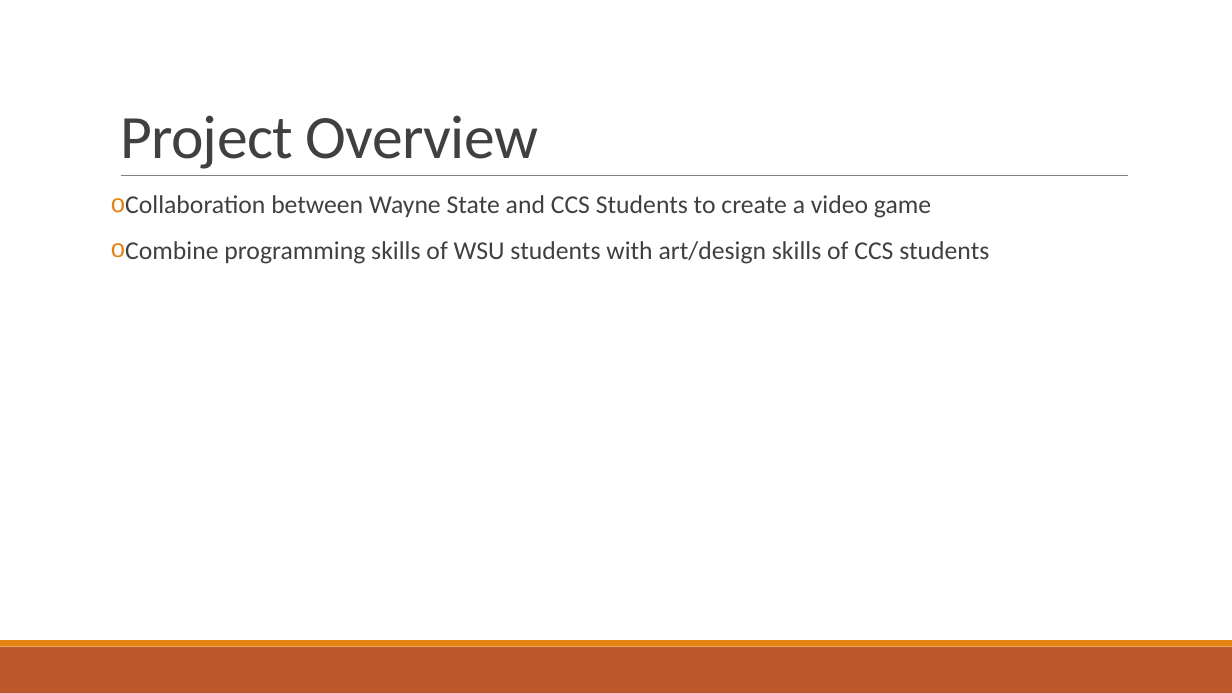
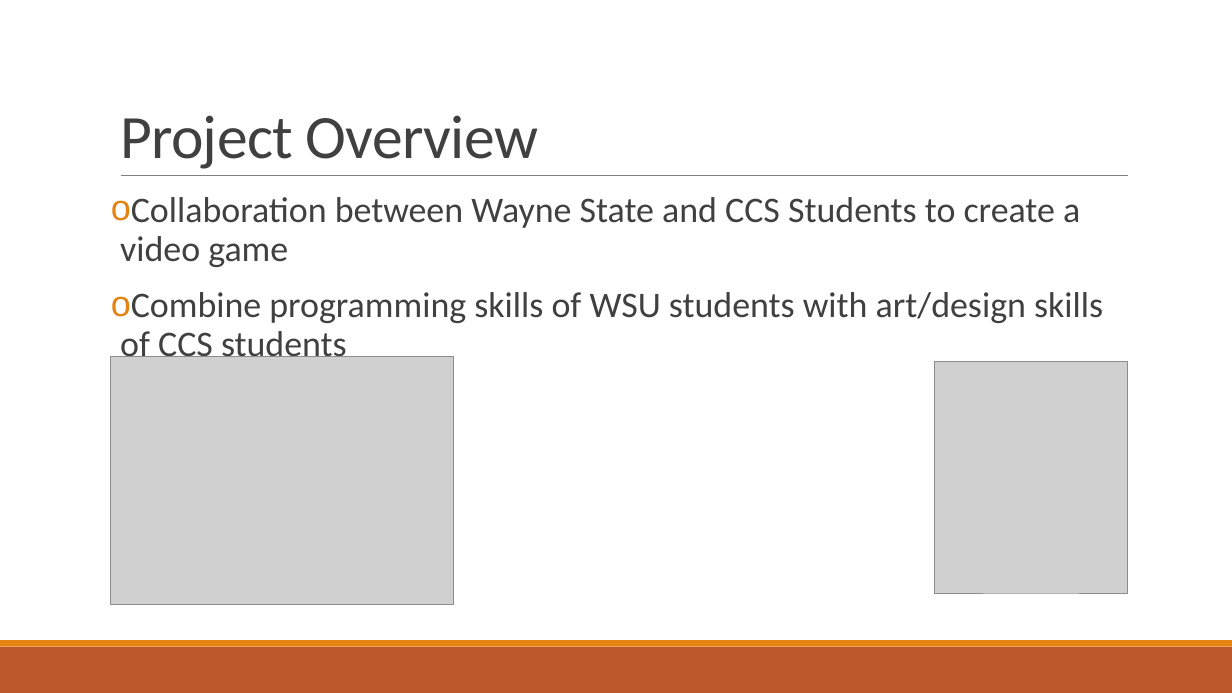
Before and after one commit to jonnynabors/Belly-Of-The-Beast, a slide deck: slide 2 of Documentation/Unity Game Development Plan.pptx. Drawn at 1232x693 pixels with LibreOffice and Linux fonts; fonts in the diff are those of the drawing; grey boxes stand for pictures. Boxes give left, top, right and bottom in pixels: in the first picture for what was removed or moved away, otherwise in the second. Text is boxed around its words. In the diff, an @@ line names an element or a change of style, - is before the commit and + after.

```diff
--- a/Documentation/Unity Game Development Plan.pptx
+++ b/Documentation/Unity Game Development Plan.pptx
@@ text "Collaboration between Wayne State and ..." at [120, 197, 1103, 365]: size 20 to 28 pt @@
@@ picture added at [111, 357, 454, 604] @@
@@ picture added at [935, 361, 1128, 593] @@
```
Also in this commit, not shown: 6 other slides changed, 2 other files.
